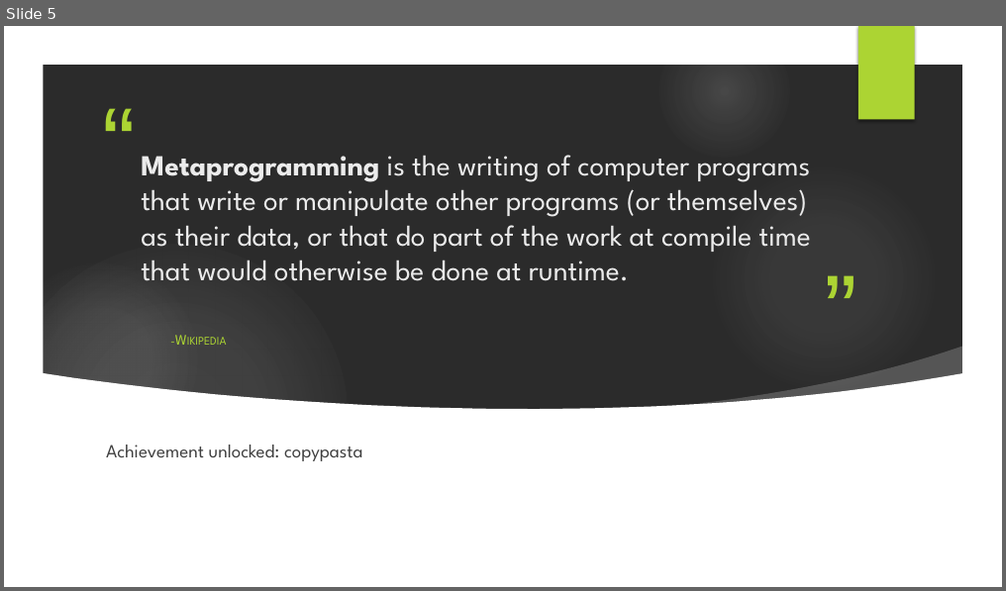
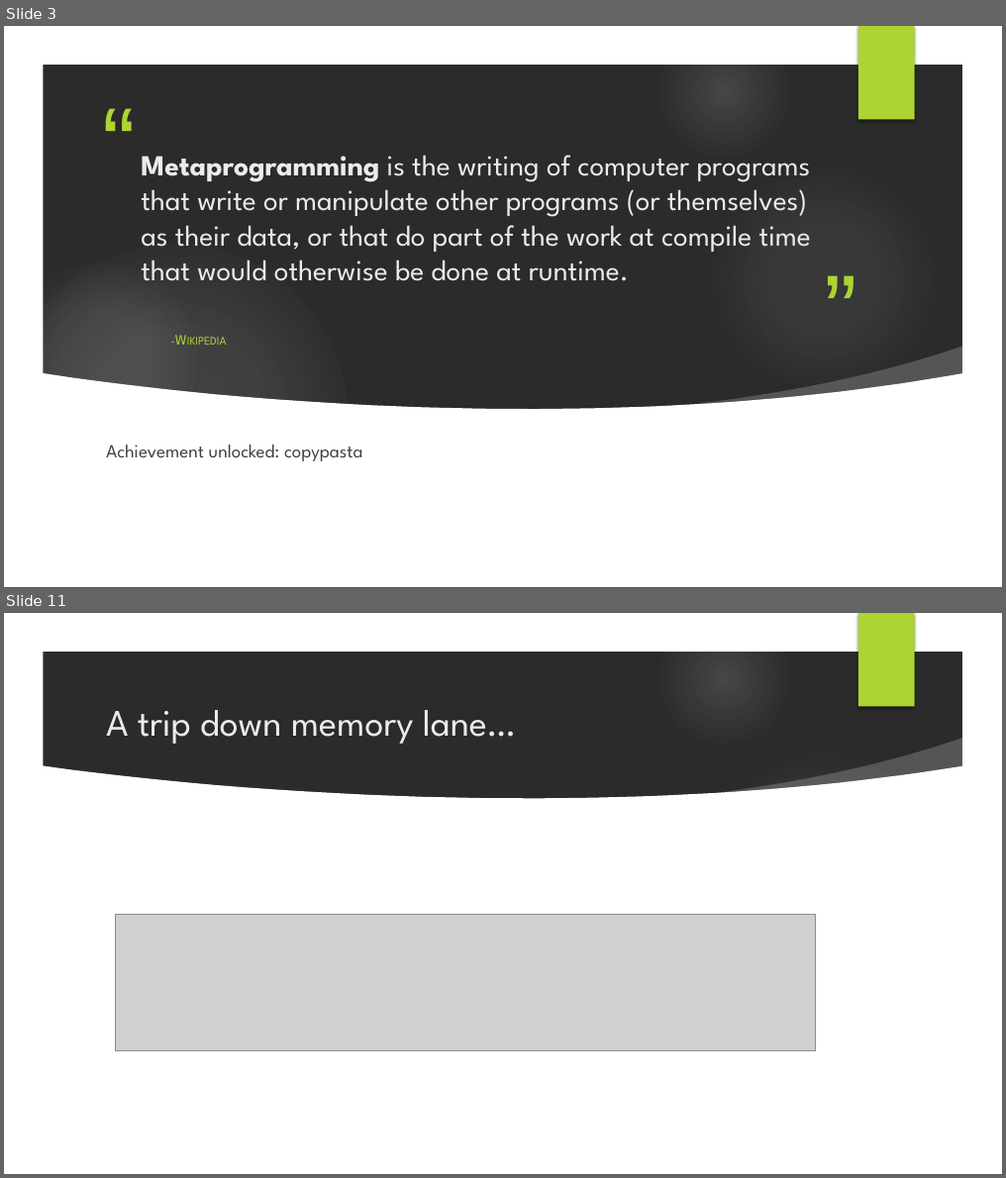
Before and after one commit to bfriesen/MetaDemo, a slide deck: I’m So Meta, Even This tAlk.pptx. Shown one above the other, each under a label of ours: slide 5 before the commit, slides 3 and 11 after it; the slides between them are not shown. The pictures are 1006x591 and 1006x1178 pixels, drawn with LibreOffice and Linux fonts; fonts in the diff are those of the drawing; grey boxes stand for pictures; background and template pictures are left out; a plain dark background stands for a picture behind light text. Boxes give left, top, right and bottom in pixels: in the first picture for what was removed or moved away, otherwise in the second. Text is boxed around its words. In the diff, an @@ line names an element or a change of style, - is before the commit and + after.

```diff
--- a/I’m So Meta, Even This tAlk.pptx
+++ b/I’m So Meta, Even This tAlk.pptx
@@ slide 11 added at box(4, 613, 1002, 1174), background picture (left out); not listed: 7 template elements that a slide beside it also shows @@
@@ title added at box(106, 710, 516, 744), 36 pt, text #EBEBEB @@
+A trip down memory lane…
@@ freeform shape added at box(698, 738, 971, 819), fill #FFFFFF at 20% opacity @@
@@ freeform shape added at box(42, 765, 964, 1137), fill #FFFFFF @@
@@ picture added at box(116, 915, 816, 1051) @@
@@ what was slide 5 is now slide 3 @@
```
Also in this commit, not shown: 2 slides changed, 8 other slides added, 3 slides removed.
